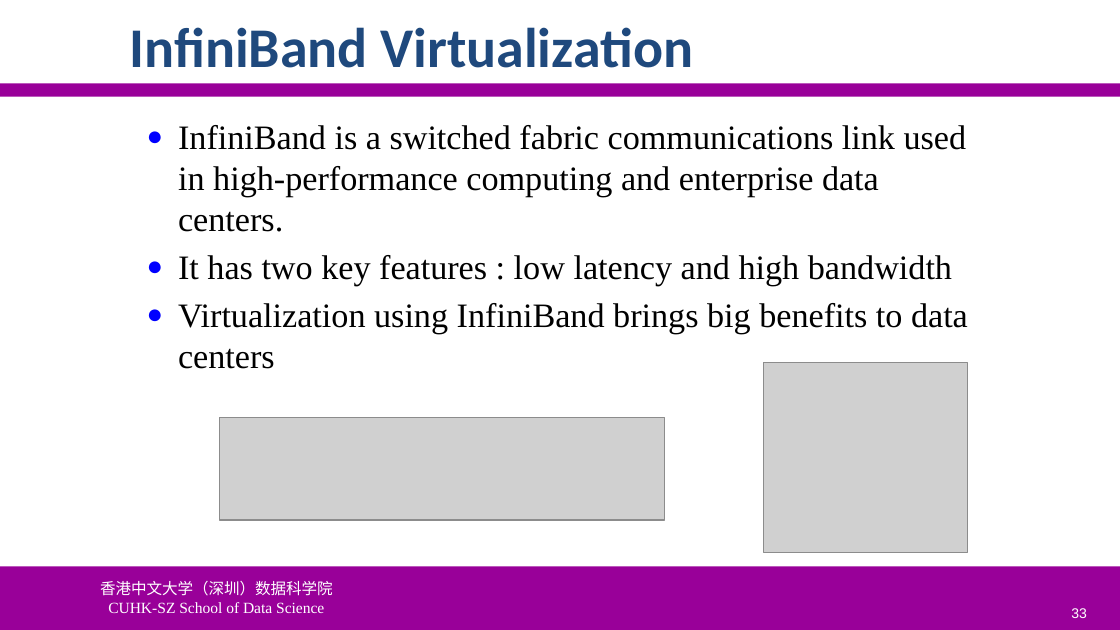
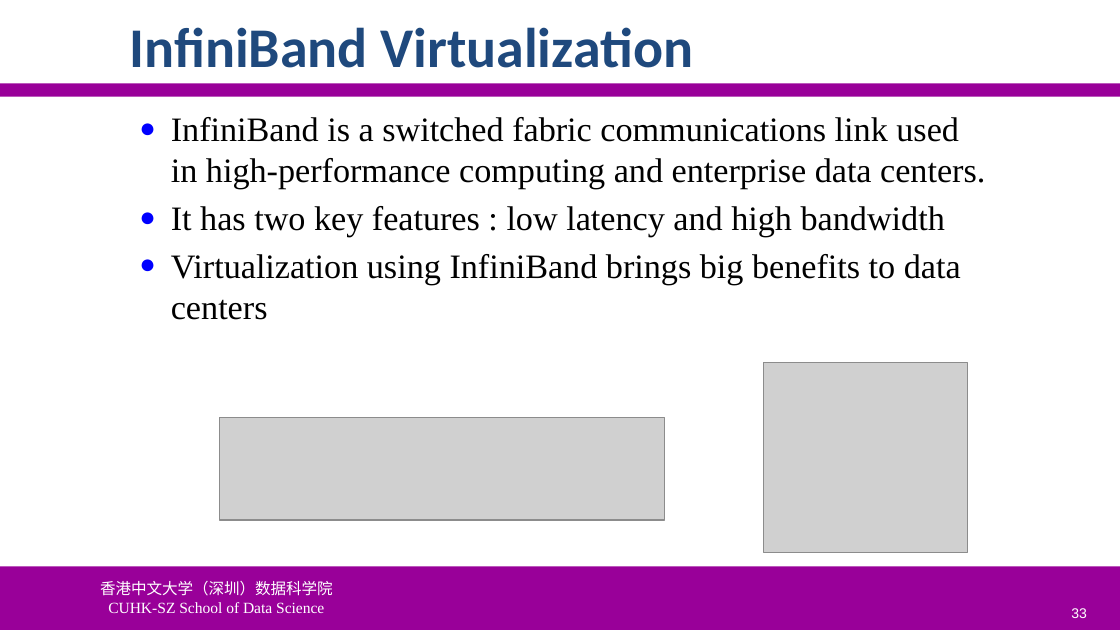
Before and after one commit to ychung1103/ychung1103.github.io, a slide deck: slide 33 of Slides/CSC6103/VT-01 Virtualization Introduction.pptx. Drawn at 1120x630 pixels with LibreOffice and Linux fonts; fonts in the diff are those of the drawing; grey boxes stand for pictures; background and template pictures are left out. Boxes give left, top, right and bottom in pixels: in the first picture for what was removed or moved away, otherwise in the second. Text is boxed around its words. In the diff, an @@ line names an element or a change of style, - is before the commit and + after.

```diff
--- a/Slides/CSC6103/VT-01 Virtualization Introduction.pptx
+++ b/Slides/CSC6103/VT-01 Virtualization Introduction.pptx
@@ text "InfiniBand is a switched fabric ..." rewrapped from (178, 125, 968, 369) to (171, 117, 985, 320) @@
```
Also in this commit, not shown: 8 other slides changed, 1 other file.
